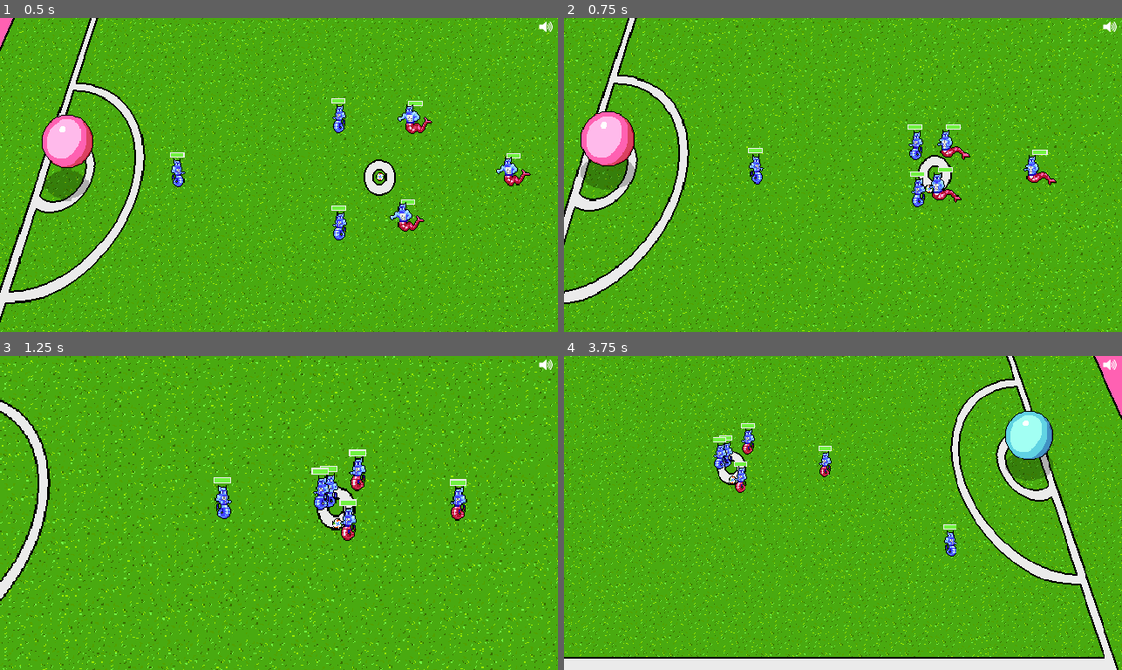
Above: before the commit, frames 1-4 (two rows, left to right).
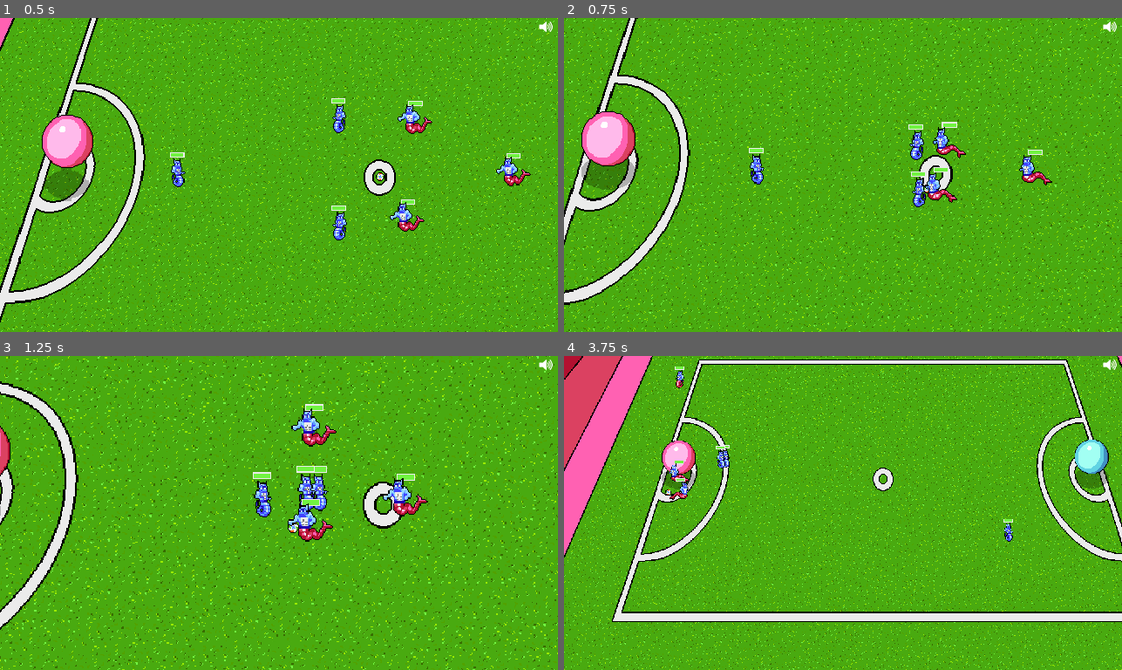
Above: after the commit, the same moments.

Repository: gamkedo-la/Elementaball
Game: Godot game, scene res://Node2D.tscn
The game is run twice, just before and just after one commit, with the same random seed, the same clock (stepped at 60 frames per second) and the same inputs.
Inputs:
- Up to frame 1 (0.5 s): no input
- Up to frame 2 (0.75 s): hold Right (ui_right) from 0.53 s (still down)
- Up to frame 3 (1.25 s): keep holding Right (ui_right)
- Up to frame 4 (3.75 s): release Right (ui_right) at 1.28 s; hold Down (ui_down) 1.28-2.03 s; hold Right (ui_right) 2.03-2.78 s; hold Up (ui_up) 2.78-3.53 s; hold Left (ui_left) from 3.53 s (still down)

Frame 1 is identical in both runs. In frame 2, 9.2% of the frame differs, in the area x 0-100%, y 0-100%; in frame 3, 20%; in frame 4, 34%.

Commit message:
Offensive AI moves toward goal

Diff:
--- a/Node2D.tscn
+++ b/Node2D.tscn
@@ -166,20 +166,26 @@
 follow_viewport_enable = true
 
 [node name="EnemyRight" parent="." instance=ExtResource( 9 )]
+position = Vector2( 378.666, -102.779 )
 
 [node name="Path2D" parent="EnemyRight" index="0"]
+position = Vector2( -376.967, 69.7091 )
 curve = SubResource( 7 )
 
 [node name="EnemyLeft" parent="." instance=ExtResource( 9 )]
+position = Vector2( 409.333, 250.436 )
 scale = Vector2( 0.84652, 0.829782 )
 
 [node name="Path2D" parent="EnemyLeft" index="0"]
+position = Vector2( -420.807, -239.543 )
 scale = Vector2( 1.34164, 1.14235 )
 curve = SubResource( 8 )
 
 [node name="EnemyCenter" parent="." instance=ExtResource( 9 )]
+position = Vector2( 395.263, 61.9086 )
 
 [node name="Path2D" parent="EnemyCenter" index="0"]
+position = Vector2( -388.913, -74.6078 )
 curve = SubResource( 9 )
 
 [node name="PlayerLeft" parent="." instance=ExtResource( 9 )]
--- a/Players/AIPlayer.gd
+++ b/Players/AIPlayer.gd
@@ -104,8 +104,6 @@
 			else:
 				get_in_position()
 
-			velocity = Vector2()
-
 		if onDefense:
 			#if the enemy's defense range collides with the ball
 			if intercepting == true:
@@ -148,6 +146,14 @@
 	check_and_slide()
 
 func get_in_position():
+	var distance2Goal = position.distance_to(myGoal.position)
+	var myZoneY = defenseZone.position.y
+	if distance2Goal >= 300:
+		destination = Vector2(myGoal.position.x, myZoneY)
+		velocity = (destination-self.position).normalized()*speed
+	else:
+		destination = Vector2(myGoal.position.x, myZoneY)
+		velocity = (destination-self.position).normalized()*speed
 
 	check_and_slide()
 
@@ -199,7 +205,7 @@
 
 func check_and_slide(distance2Target = destination.distance_to(self.position), delta = get_physics_process_delta_time()):
 	if distance2Target >= velocity.length() * delta:
-		velocity = (destination-self.position).normalized()*speed;
+		return
 	else:
 		velocity = Vector2()
 
